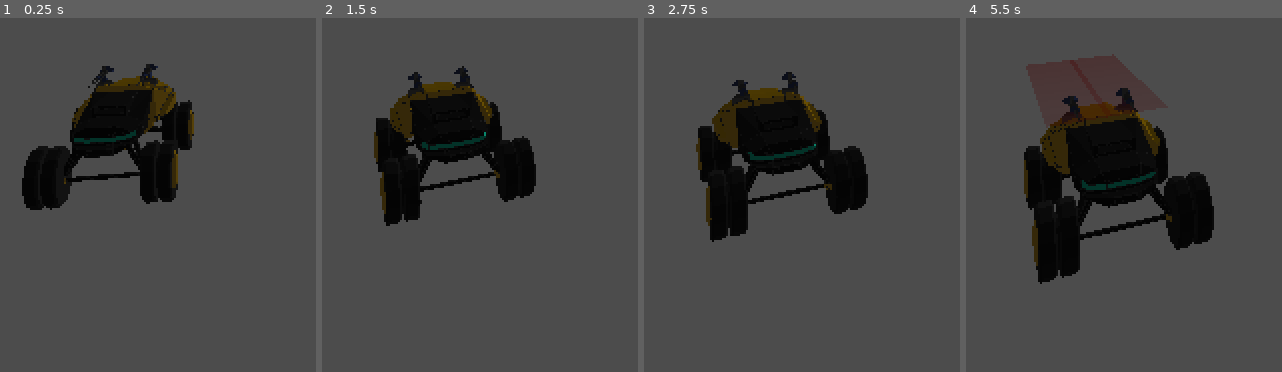
Above: before the commit, frames 1-4 (left to right).
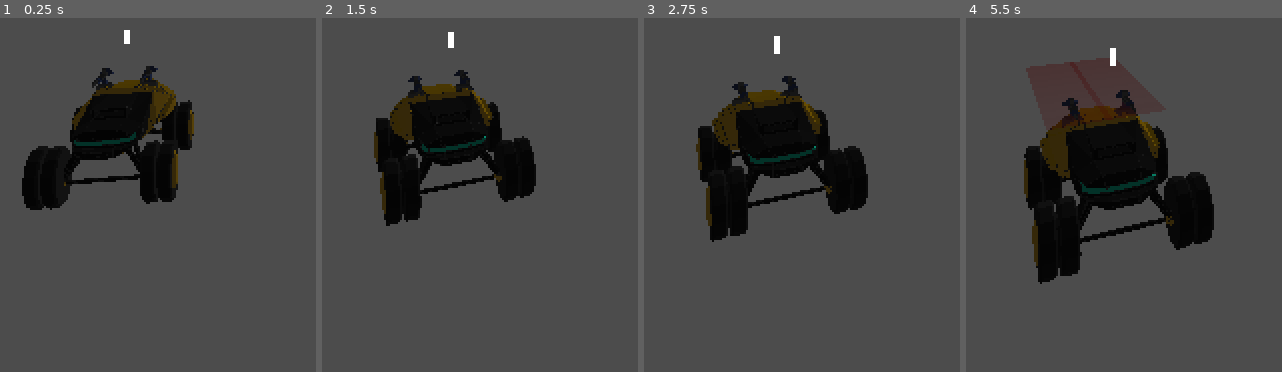
Above: after the commit, the same moments.

Repository: RealmHost002/game_about_desert_and_corovans
Game: Godot game, scene res://scenes/watchingCar/watchingCar.tscn
The game is run twice, just before and just after one commit, with the same random seed, the same clock (stepped at 60 frames per second) and the same inputs. This scene is started directly instead of the project's main scene. The engine's default icon, where the game draws it, is replaced by a stand-in: a white triangle on a blue panel in a dark square.
Inputs (mouse positions are in pixels of both pictures, inside the frame that each line leads up to):
- Up to frame 1 (0.25 s): no input
- Up to frame 2 (1.5 s): move the mouse to (outside the picture) at 0.52 s; hold 2 (tb2) 0.53-1.25 s; click (outside the picture) at 0.67 s; drag from (outside the picture) to (612, 102) at 1.27 s
- Up to frame 3 (2.75 s): move the mouse to (outside the picture) at 2.02 s; hold Right mouse button (drag_camera) from 2.03 s (still down); click (outside the picture) at 2.17 s; tap 2 (tb2) at 2.3 s
- Up to frame 4 (5.5 s): release Right mouse button (drag_camera) at 2.75 s; drag from (1256, 102) to (outside the picture) at 2.77 s; move the mouse to (outside the picture) at 3.52 s; hold 2 (tb2) 3.53-4.25 s; click (outside the picture) at 3.67 s; drag from (outside the picture) to (outside the picture) at 4.27 s; move the mouse to (outside the picture) at 5.02 s; hold 1 (TEST_BUTTON_1) from 5.03 s (still down); click (outside the picture) at 5.17 s; tap 2 (tb2) at 5.3 s

The runs differ from the first frame. In frame 1, 1.9% of the frame differs, in the area x 20-56%, y 3-48%; in frame 2, 1.9%; in frame 3, 2.1%; in frame 4, 2.6%, in the area x 18-79%, y 8-74%.
Error before the commit: Invalid get index 'global_transform' (on base: 'int'). (res://scripts/weapons/weapon.gd:114)
Error after the commit: Invalid get index 'global_transform' (on base: 'int'). (res://scripts/weapons/weapon.gd:115)

Commit message:
Kinematic_update

Diff:
--- a/car.gd
+++ b/car.gd
@@ -1,4 +1,7 @@
-extends Spatial
+extends  KinematicBody
+#RigidBody
+#KinematicBody
+#Spatial
 
 
 var acc_multiplyer = 2.0
@@ -9,7 +12,7 @@
 var ntex
 var noise
 var image
-var clearance = 0.1
+var clearance = 0.0
 var speed = 0
 var forward
 var right
@@ -50,9 +53,10 @@
 	forward = (get_node("dirs/forward").global_transform.origin - self.global_transform.origin).normalized()
 	var angle_to_destination = forward.angle_to(destination - self.global_transform.origin)
 	self.rotate(Vector3(0,1,0), sign(forward.cross(destination - self.global_transform.origin).y) * delta * clamp(angle_to_destination, 0.5, 1) * rotation_speed)
-	self.global_transform.origin += forward * delta * speed
+#	self.global_transform.origin += forward * delta * speed
+	var s_height = 0
 	if image:
-		var s_height = 0
+#		var s_height = 0
 		for wheel in get_node('wheels').get_children():
 			var some_pos = Vector2(wheel.global_transform.origin.x, wheel.global_transform.origin.z) / 20.0 * 1024
 			while some_pos.x >= 1024:
@@ -61,10 +65,8 @@
 				some_pos.y -= 1024
 			wheel.global_transform.origin.y = image.get_pixelv(some_pos).r * 3
 			s_height += wheel.global_transform.origin.y
-		s_height = s_height/4 + clearance
-		self.global_transform.origin.y = s_height
-#	get_node("body").rotation_degrees.x = (-get_node("wheels/fl").global_transform.origin.y - get_node("wheels/fr").global_transform.origin.y + get_node("wheels/rl").global_transform.origin.y + get_node("wheels/rr").global_transform.origin.y) * 50
-#	get_node("body").rotation_degrees.z = (-get_node("wheels/fl").global_transform.origin.y + get_node("wheels/fr").global_transform.origin.y - get_node("wheels/rl").global_transform.origin.y + get_node("wheels/rr").global_transform.origin.y) * 50
+		s_height = s_height/4.0 + clearance
+#		self.global_transform.origin.y = s_height
 	var vec1 = get_node("wheels/fr").global_transform.origin - get_node("wheels/rl").global_transform.origin
 	var vec2 = get_node("wheels/fl").global_transform.origin - get_node("wheels/rr").global_transform.origin
 	get_node("body").rotation = Vector3(0,0,0)
@@ -76,6 +78,14 @@
 	var a2 = vec02.angle_to(vec2) * sign(vec2.y)
 	get_node("body").global_rotate(vec01.cross(Vector3(0, 1, 0)).normalized(), a1)
 	get_node("body").global_rotate(vec02.cross(Vector3(0, 1, 0)).normalized(), a2)
+
+
+
+
+	self.global_transform.origin.y = s_height
+	forward.y = 0.0
+	move_and_slide(speed * (forward))
+#	move_and_collide(speed * (forward) * delta)
 
 func destroy():
 	pass
--- a/car.tscn
+++ b/car.tscn
@@ -12,6 +12,11 @@
 [ext_resource path="res://scripts/engine.gd" type="Script" id=10]
 [ext_resource path="res://models/weapons/lasergun/Main_lasergun_scene.tres" type="ArrayMesh" id=11]
 [ext_resource path="res://models/weapons/area_material2.tres" type="Material" id=12]
+[ext_resource path="res://icon.png" type="Texture" id=13]
+
+[sub_resource type="CapsuleShape" id=4]
+radius = 2.08602
+height = 3.44631
 
 [sub_resource type="ArrayMesh" id=1]
 surfaces/0 = {
@@ -43,11 +48,62 @@
 "vertex_count": 32
 }
 
-[sub_resource type="SphereShape" id=3]
-radius = 4.86694
-
-[node name="Spatial" type="Spatial"]
+[sub_resource type="Shader" id=5]
+code = "shader_type spatial;
+render_mode blend_mix,depth_draw_opaque,cull_back,diffuse_burley,specular_schlick_ggx,unshaded;
+uniform vec4 albedo : hint_color;
+uniform sampler2D texture_albedo : hint_albedo;
+uniform float specular;
+uniform float metallic;
+uniform float roughness : hint_range(0,1);
+uniform float point_size : hint_range(0,128);
+uniform vec3 uv1_scale;
+uniform vec3 uv1_offset;
+uniform vec3 uv2_scale;
+uniform vec3 uv2_offset;
+uniform float a = 0.0;
+
+void vertex() {
+	UV=UV*uv1_scale.xy+uv1_offset.xy;
+	MODELVIEW_MATRIX = INV_CAMERA_MATRIX * mat4(CAMERA_MATRIX[0],CAMERA_MATRIX[1],CAMERA_MATRIX[2],WORLD_MATRIX[3]);
+}
+
+
+
+
+void fragment() {
+	vec2 base_uv = UV;
+	vec4 albedo_tex = texture(texture_albedo,base_uv);
+	ALBEDO = albedo.rgb * albedo_tex.rgb;
+	METALLIC = metallic;
+	ROUGHNESS = roughness;
+	SPECULAR = specular;
+	if (base_uv.x > a){
+		albedo_tex.a = 0.0;
+		}
+	ALPHA = albedo.a * albedo_tex.a;
+}
+"
+
+[sub_resource type="ShaderMaterial" id=6]
+shader = SubResource( 5 )
+shader_param/albedo = Color( 1, 1, 1, 1 )
+shader_param/specular = 0.5
+shader_param/metallic = 0.0
+shader_param/roughness = 1.0
+shader_param/point_size = 1.0
+shader_param/uv1_scale = Vector3( 1, 1, 1 )
+shader_param/uv1_offset = Vector3( 0, 0, 0 )
+shader_param/uv2_scale = Vector3( 1, 1, 1 )
+shader_param/uv2_offset = Vector3( 0, 0, 0 )
+shader_param/a = 0.35
+
+[node name="KinematicBody " type="KinematicBody"]
 script = ExtResource( 1 )
+
+[node name="CollisionShape" type="CollisionShape" parent="."]
+transform = Transform( 1, 0, 0, 0, 1, 0, 0, 0, 1, 0, 1.49635, -0.0970066 )
+shape = SubResource( 4 )
 
 [node name="body" type="MeshInstance" parent="."]
 mesh = ExtResource( 4 )
@@ -135,12 +191,13 @@
 [node name="Mypath" type="Spatial" parent="."]
 transform = Transform( 4, 0, 0, 0, 4, 0, 0, 0, 4, 0, 0, 0 )
 
-[node name="StaticBody" type="StaticBody" parent="."]
-
-[node name="CollisionShape" type="CollisionShape" parent="StaticBody"]
-shape = SubResource( 3 )
-
 [node name="DirectionalLight" type="DirectionalLight" parent="."]
 transform = Transform( 0.89861, 0.324944, -0.294807, 0, 0.671928, 0.740617, 0.438748, -0.665526, 0.603801, -4.24959, 4.22975, 6.35212 )
 editor_only = true
-[connection signal="input_event" from="StaticBody" to="." method="_on_input_event"]
+
+[node name="Sprite3D" type="Sprite3D" parent="."]
+transform = Transform( 1, 0, 0, 0, 1, 0, 0, 0, 1, 0.50181, 5.34185, 0 )
+material_override = SubResource( 6 )
+cast_shadow = 0
+texture = ExtResource( 13 )
+[connection signal="input_event" from="." to="." method="_on_input_event"]
--- a/main.tscn
+++ b/main.tscn
@@ -50,6 +50,8 @@
 
 [node name="StaticBody" type="StaticBody" parent="camera_look_at"]
 transform = Transform( 1, 0, 0, 0, 1, 0, 0, 0, 1, -10, 0, -10 )
+collision_layer = 512
+collision_mask = 512
 
 [node name="CollisionShape" type="CollisionShape" parent="camera_look_at/StaticBody"]
 transform = Transform( 1, 0, 0, 0, 1, 0, 0, 0, 1, 9.54341, 1.04171, 9.91294 )
@@ -64,7 +66,7 @@
 [node name="Spatial" parent="cars" groups=[
 "ally",
 ] instance=ExtResource( 2 )]
-transform = Transform( 0.0835808, 0, -0.0549022, 0, 0.1, 0, 0.0549022, 0, 0.0835808, 12.758, 2, 11.177 )
+transform = Transform( 0.0835808, 0, -0.0549022, 0, 0.1, 0, 0.0549022, 0, 0.0835808, 12.758, 2.17, 11.177 )
 
 [node name="Spatial2" parent="cars" groups=[
 "ally",
--- a/scripts/weapons/weapon.gd
+++ b/scripts/weapons/weapon.gd
@@ -98,9 +98,10 @@
 #		print('ds',(target.global_transform.origin - self.global_transform.origin).length(),'max', distance, 'scale', lb.scale.z )
 	lb.scale.z *= dist_to_ray_end
 
-#	var space_state = get_world().direct_space_state
-#	var result = space_state.intersect_ray(get_node("dot").global_transform.origin, (target.global_transform.origin - get_n …(149 unchanged characters)…
-
+	var space_state = get_world().direct_space_state
+	var result = space_state.intersect_ray(get_node("dot").global_transform.origin, get_node("dot").global_transform.origin + (target.global_transform.origin - get_n …(149 unchanged characters)…
+	if result:
+		print(result['collider'])
 	#IVAN PIDARAS
 
 	pass
Not shown: 1 places in car.tscn that only renumber resources
